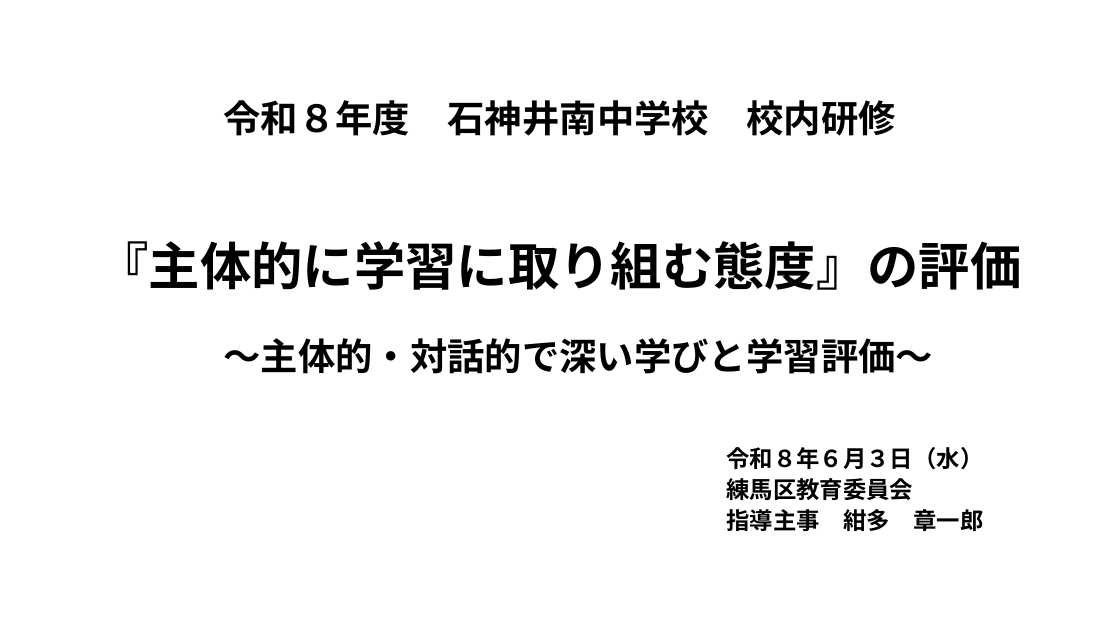
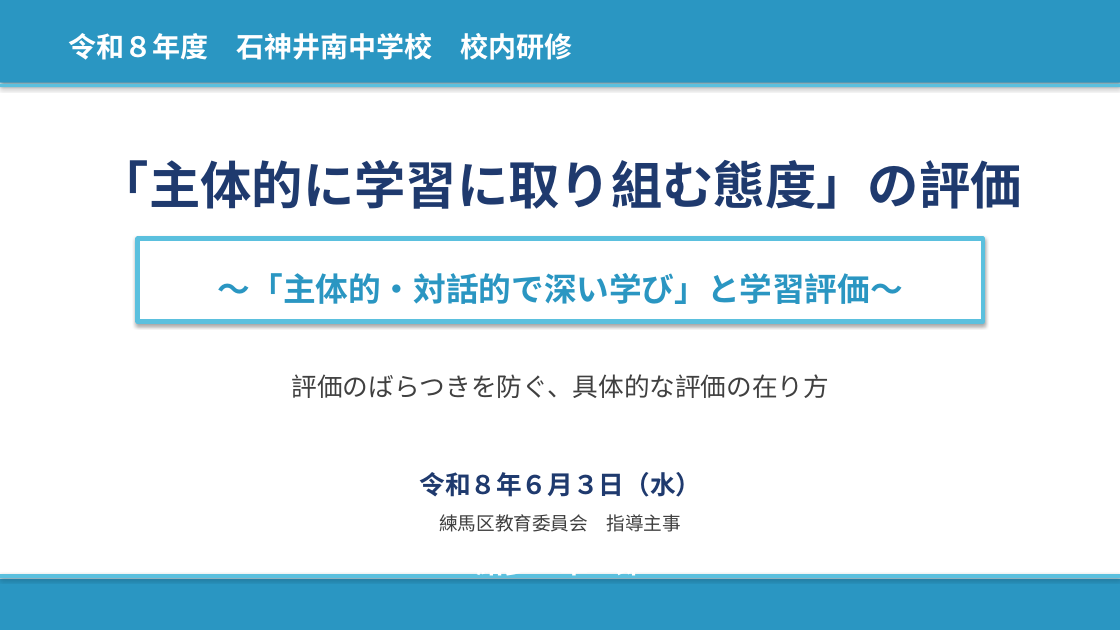
Before and after one commit to contynet730-star/con30, a slide deck: slide 1 of 講義スライド_石神井南中_20260603.pptx. Drawn at 1120x630 pixels with LibreOffice and Linux fonts; fonts in the diff are those of the drawing. Boxes give left, top, right and bottom in pixels: in the first picture for what was removed or moved away, otherwise in the second. Text is boxed around its words. In the diff, an @@ line names an element or a change of style, - is before the commit and + after.

```diff
--- a/講義スライド_石神井南中_20260603.pptx
+++ b/講義スライド_石神井南中_20260603.pptx
@@ rectangle added at <box>0,0,1120,82</box>, fill #2A96C2 @@
@@ text "令和８年度 石神井南中学校 校内研修": place and size @@
-text "令和８年度 石神井南中学校 校内研修" at <box>224,100,895,136</box>
+text "令和８年度 石神井南中学校 校内研修" at <box>69,33,573,60</box>
@@ text "令和８年度 石神井南中学校 校内研修" at <box>69,33,573,60</box>: size 32 to 24 pt, text colour #000000 to #FFFFFF; alignment centre to left; line spacing 0.9 to 1.3; less space between paragraphs; vertical alignment top to middle @@
@@ rectangle added at <box>0,84,1120,87</box>, fill #5BC0DE @@
@@ text "「主体的に学習に取り組む態度」の評価" at <box>98,160,1022,209</box>: vertical alignment bottom to middle @@
@@ text at <box>98,160,1022,209</box>: text changed; text colour #000000 to #1F3A6E @@
-『主体的に学習に取り組む態度』の評価
+「主体的に学習に取り組む態度」の評価
@@ rectangle "〜「主体的・対話的で深い学び」と学習評価〜": place and size @@
-rectangle "〜「主体的・対話的で深い学び」と学習評価〜" at <box>223,338,933,374</box>
+rectangle "〜「主体的・対話的で深い学び」と学習評価〜" at <box>138,239,983,321</box>
@@ rectangle "〜「主体的・対話的で深い学び」と学習評価〜" at <box>138,239,983,321</box>: vertical alignment top to middle; fill none to #FFFFFF; outline none to #5BC0DE 4 pt; shadow on @@
@@ text in rectangle at <box>218,273,903,304</box>: text changed; size 32 to 28 pt; text colour #000000 to #2A96C2 @@
-～主体的・対話的で深い学びと学習評価～
+〜「主体的・対話的で深い学び」と学習評価〜
@@ text added at <box>292,374,829,398</box>, 22 pt, text #404040 @@
+評価のばらつきを防ぐ、具体的な評価の在り方
@@ text added at <box>419,472,701,497</box>, 22 pt, text #1F3A6E, bold @@
+令和８年６月３日（水）
@@ text "練馬区教育委員会 指導主事" at <box>439,514,681,532</box>: vertical alignment top to middle @@
@@ text at <box>439,514,681,532</box>: text changed; size 20 to 16 pt; text colour #000000 to #404040; bold off @@
-令和８年６月３日（水）
-練馬区教育委員会
-指導主事 紺多 章一郎
+練馬区教育委員会 指導主事
@@ rectangle added at <box>0,579,1120,630</box>, fill #2A96C2 @@
@@ rectangle added at <box>0,575,1120,578</box>, fill #5BC0DE @@
@@ text added at <box>476,574,644,581</box>, 24 pt, text #FFFFFF, bold @@
+紺多 章一郎
```
Also in this commit, not shown: 19 other slides changed, 7 slides added, 7 slides removed, 1 other file.
